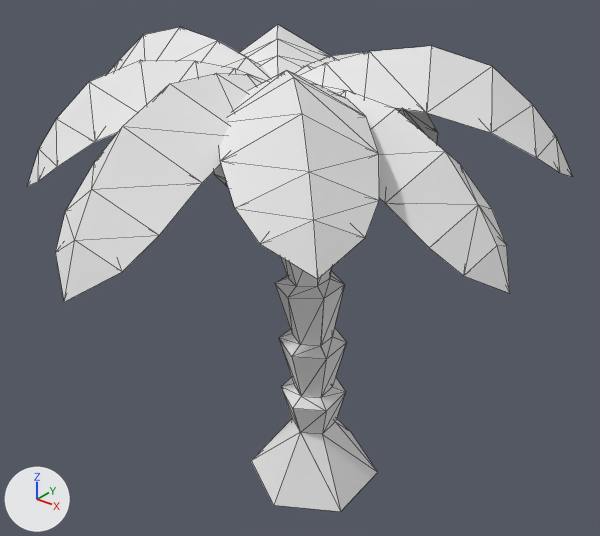
The OBJ model Assets/MapEditor/modular_terrain_collection/Beach_Prop_Tree_Palm_3.obj: old version first, new version second.
Both versions are drawn from a 50 mm lens placed at (3.17, -4.14, 4.25), pointed at (0.01, -0.18, 1.8). Every picture has the same lights, and +X, +Y and +Z are marked at lower left. Mesh edges are drawn as thin lines. Where no turn or scale is listed for an object, it has been applied to the vertices.
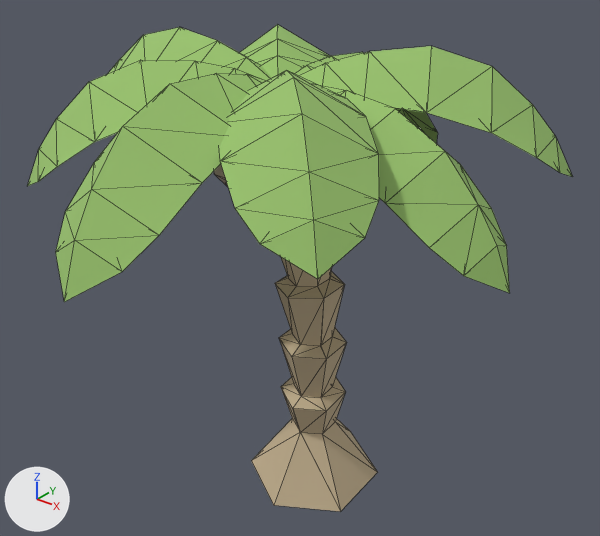
Patch to the scene script:
```diff
--- a/Assets/MapEditor/modular_terrain_collection/Beach_Prop_Tree_Palm_3.obj.py
+++ b/Assets/MapEditor/modular_terrain_collection/Beach_Prop_Tree_Palm_3.obj.py
@@ mat_oak_leaves @@
 mat_oak_leaves = principled_material('Oak_Leaves')
-mat_oak_leaves.base_color = (0.8, 0.8, 0.8)  # white #e7e7e7
+mat_oak_leaves.base_color = (0.322, 0.541, 0.157)  # green #9ac26e
 mat_oak_leaves.roughness = 1.0
@@ mat_wood_palm @@
 mat_wood_palm = principled_material('Wood_Palm')
-mat_wood_palm.base_color = (0.8, 0.8, 0.8)  # white #e7e7e7
+mat_wood_palm.base_color = (0.545, 0.435, 0.278)  # beige #c3b090
 mat_wood_palm.roughness = 1.0
```

Pixel boxes [x1, y1, x2, y2] of what changed, in the pictures (600 x 536 px):
'object4', recoloured (white to green): [219, 71, 379, 279] in both
'object13', recoloured (white to green): [56, 73, 266, 302] in both
'object12', recoloured (white to beige): [252, 257, 377, 512] in both
'object7', recoloured (white to green): [319, 85, 510, 293] in both
'object14', recoloured (white to green): [299, 46, 573, 177] in both
'object8', recoloured (white to green): [28, 60, 266, 186] in both
'object3', recoloured (white to green): [108, 27, 271, 81] in both
'object2', recoloured (white to green): [240, 25, 329, 78] in both
'object1', recoloured (white to green): [294, 52, 438, 144] in both
